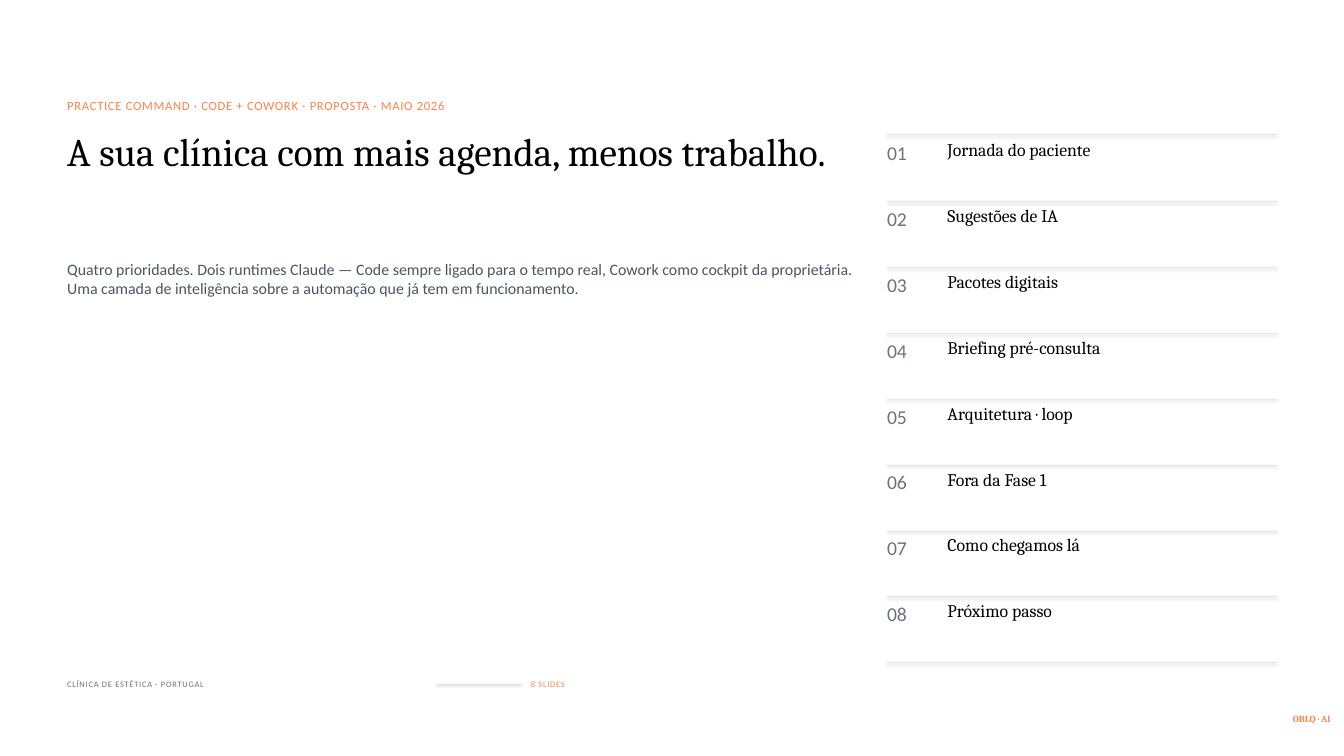
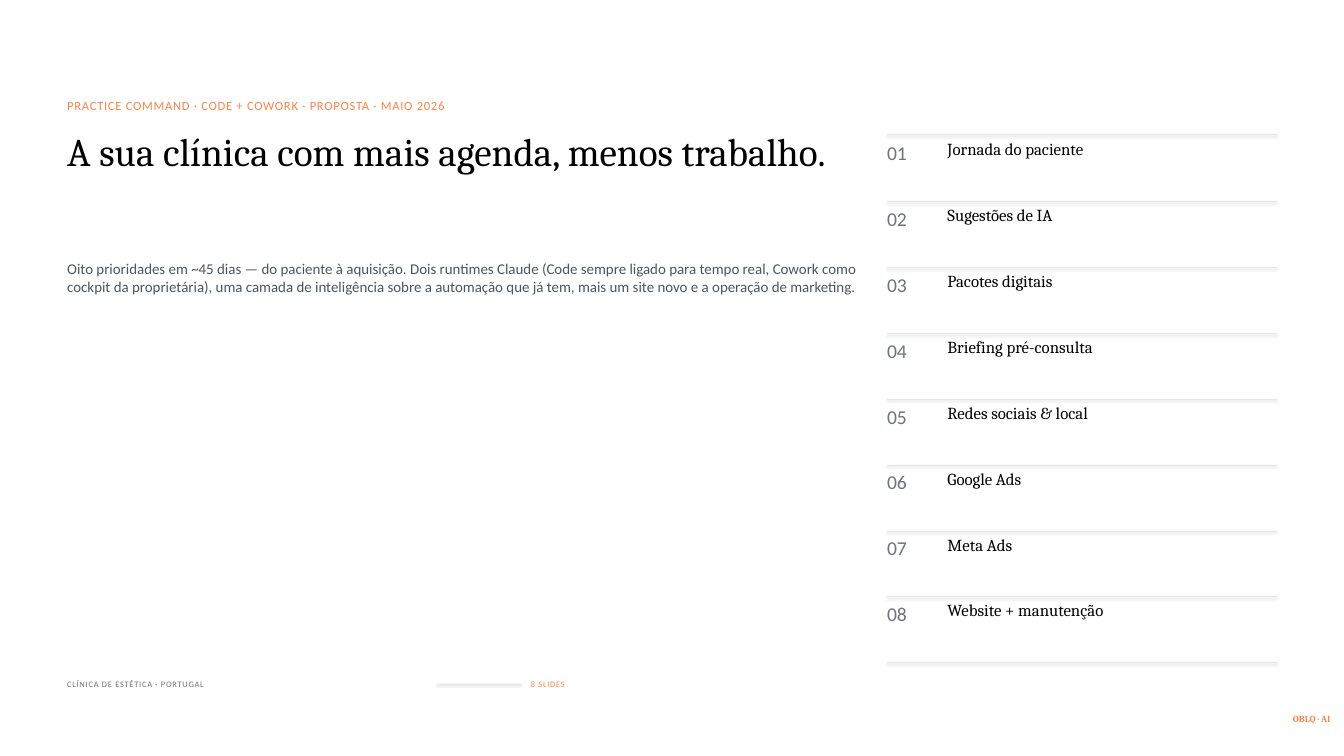
Before and after one commit to joaocosta-oblqai/oblqai-dashboard, a slide deck: slide 1 of clients/sara/Sara-Proposal.pptx. Drawn at 1344x756 pixels with LibreOffice and Linux fonts; fonts in the diff are those of the drawing. Boxes give left, top, right and bottom in pixels: in the first picture for what was removed or moved away, otherwise in the second. Text is boxed around its words. In the diff, an @@ line names an element or a change of style, - is before the commit and + after.

```diff
--- a/clients/sara/Sara-Proposal.pptx
+++ b/clients/sara/Sara-Proposal.pptx
@@ text at <box>67,263,856,295</box>: text changed; size 17 to 16 pt @@
-Quatro prioridades. Dois runtimes Claude — Code sempre ligado para o tempo real, Cowork como cockpit da proprietária. Uma camada de inteligência sobre a automação que já tem em funcionamento.
+Oito prioridades em ~45 dias — do paciente à aquisição. Dois runtimes Claude (Code sempre ligado para tempo real, Cowork como cockpit da proprietária), uma camada de inteligência sobre a automação que já tem, mais um site novo e a operação de marketing.
@@ size 19 to 18 pt in 4 elements at <box>947,143,1083,159</box>, <box>947,209,1053,225</box>, <box>947,275,1052,291</box>, <box>947,341,1093,357</box> @@
@@ text at <box>947,407,1088,419</box>: text changed; size 19 to 18 pt @@
-Arquitetura · loop
+Redes sociais & local
@@ text at <box>947,473,1021,489</box>: text changed; size 19 to 18 pt @@
-Fora da Fase 1
+Google Ads
@@ text at <box>947,539,1012,551</box>: text changed; size 19 to 18 pt @@
-Como chegamos lá
+Meta Ads
@@ text at <box>947,604,1103,620</box>: text changed; size 19 to 18 pt @@
-Próximo passo
+Website + manutenção
```
Also in this commit, not shown: 5 other slides changed, 4 other files.
